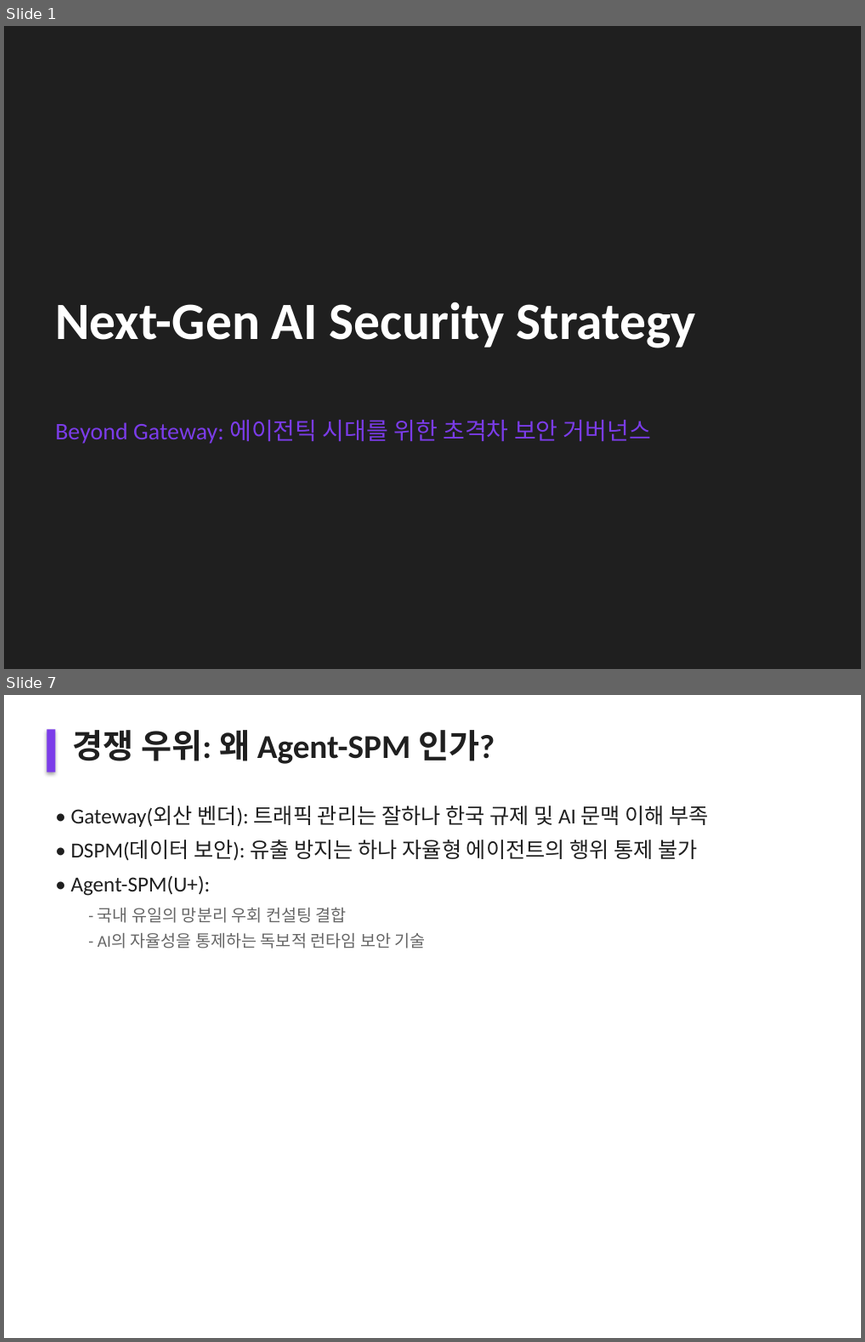
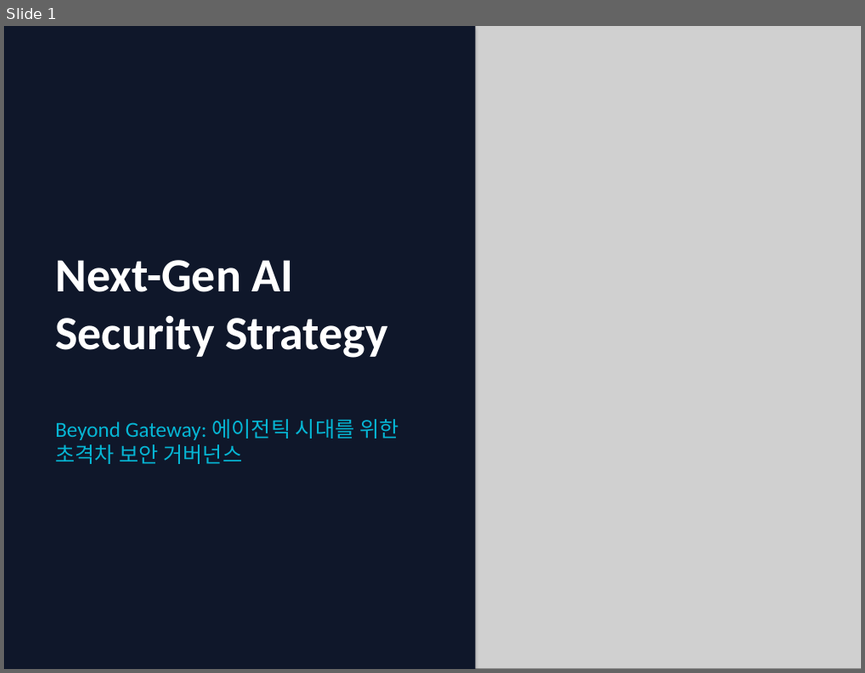
Before and after one commit to flyngcoq/ai_project, a slide deck: 40_Projects/Work/Safe_AI/Next_Gen_AI_Security_Strategy.pptx. Shown one above the other, each under a label of ours: slides 1 and 7 before the commit, slide 1 after it; the slides between them are not shown. The pictures are 865x1342 and 865x673 pixels, drawn with LibreOffice and Linux fonts; fonts in the diff are those of the drawing; grey boxes stand for pictures. Boxes give left, top, right and bottom in pixels: in the first picture for what was removed or moved away, otherwise in the second. Text is boxed around its words. In the diff, an @@ line names an element or a change of style, - is before the commit and + after.

```diff
--- a/40_Projects/Work/Safe_AI/Next_Gen_AI_Security_Strategy.pptx
+++ b/40_Projects/Work/Safe_AI/Next_Gen_AI_Security_Strategy.pptx
@@ slide 7 removed at box(4, 695, 861, 1338), background #FFFFFF @@
@@ rectangle removed at box(46, 729, 55, 772) @@
@@ text removed at box(72, 730, 494, 764) @@
-경쟁 우위: 왜 Agent-SPM 인가?
@@ text removed at box(71, 805, 709, 827) @@
-• Gateway(외산 벤더): 트래픽 관리는 잘하나 한국 규제 및 AI 문맥 이해 부족
@@ text removed at box(71, 839, 697, 861) @@
-• DSPM(데이터 보안): 유출 방지는 하나 자율형 에이전트의 행위 통제 불가
@@ text removed at box(71, 875, 211, 896) @@
-• Agent-SPM(U+):
@@ text removed at box(98, 907, 347, 923) @@
-- 국내 유일의 망분리 우회 컨설팅 결합
@@ text removed at box(98, 933, 426, 948) @@
-- AI의 자율성을 통제하는 독보적 런타임 보안 기술
@@ slide 1 changed as well @@
@@ background #1F1F1F to #0F172A @@
@@ rectangle added at box(4, 26, 475, 669), fill #0F172A @@
@@ picture added at box(432, 26, 861, 669) @@
@@ text "Next-Gen AI Security Strategy": place and size @@
-text "Next-Gen AI Security Strategy" at box(55, 301, 696, 348)
+text "Next-Gen AI Security Strategy" at box(55, 260, 387, 358)
@@ text "Next-Gen AI Security Strategy" at box(55, 260, 387, 358): size 44 to 40 pt @@
@@ text "Beyond Gateway: 에이전틱 시대를 위한 ..." at box(55, 419, 398, 464): size 20 to 18 pt, text colour #7B3CE9 to #06B6D4 @@
```
Also in this commit, not shown: 3 other slides changed, 8 slides added, 8 other slides removed, 1 other file.
